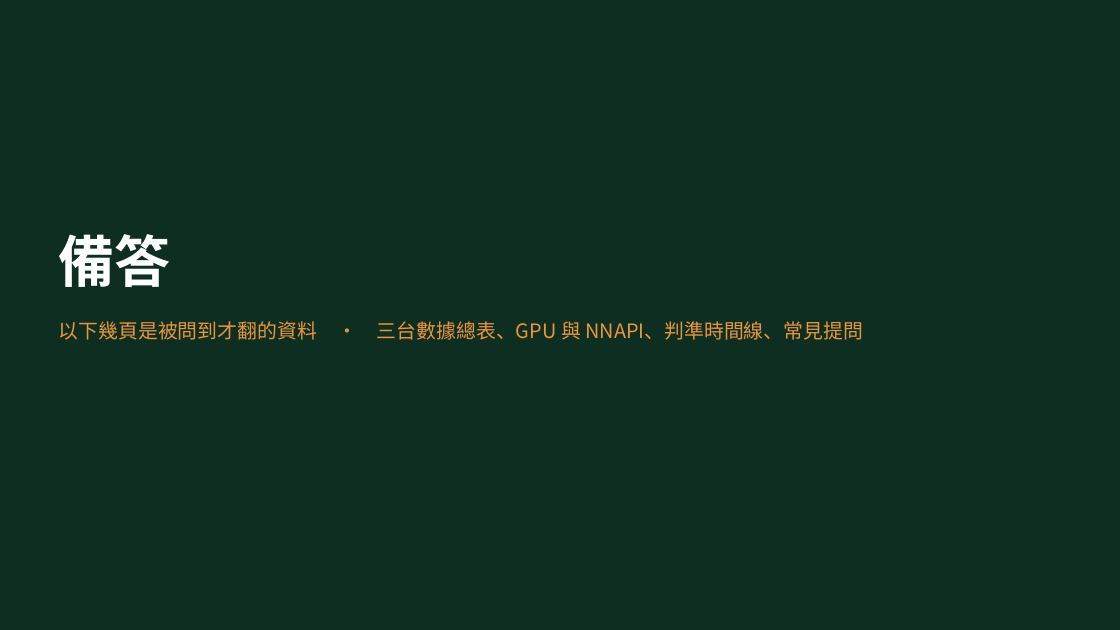
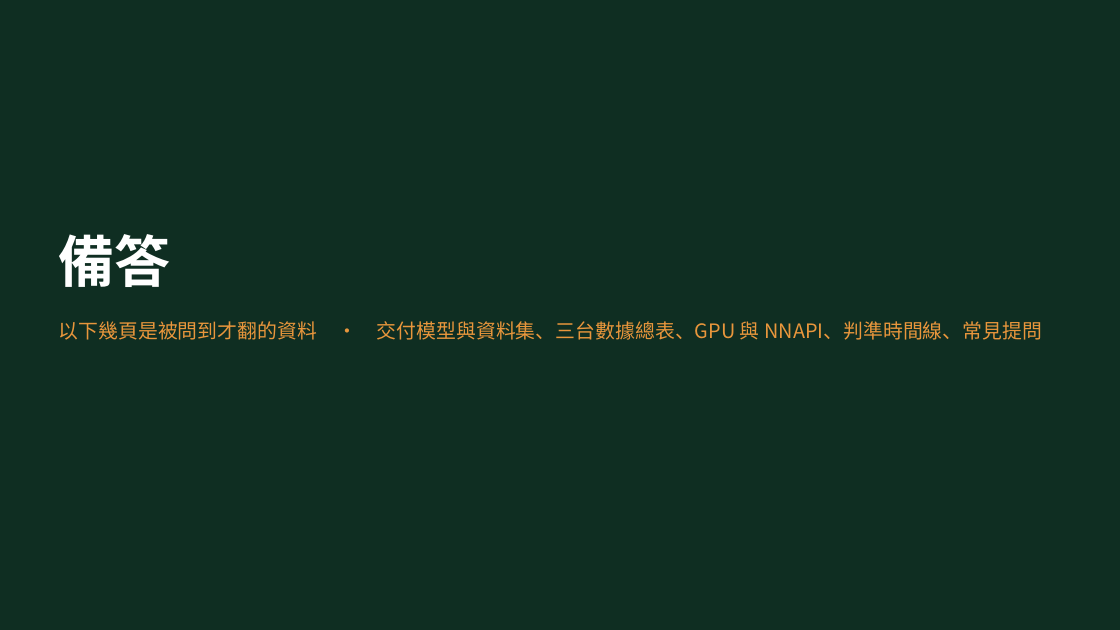
Before and after one commit to OneLeaf-dx/detection, a slide deck: slide 11 of docs/v12.3_簡報_口頭報告.pptx. Drawn at 1120x630 pixels with LibreOffice and Linux fonts; fonts in the diff are those of the drawing. Boxes give left, top, right and bottom in pixels: in the first picture for what was removed or moved away, otherwise in the second. Text is boxed around its words. In the diff, an @@ line names an element or a change of style, - is before the commit and + after.

```diff
--- a/docs/v12.3_簡報_口頭報告.pptx
+++ b/docs/v12.3_簡報_口頭報告.pptx
@@ text at [59, 321, 1042, 340]: text changed @@
-以下幾頁是被問到才翻的資料 · 三台數據總表、GPU 與 NNAPI、判準時間線、常見提問
+以下幾頁是被問到才翻的資料 · 交付模型與資料集、三台數據總表、GPU 與 NNAPI、判準時間線、常見提問
```
Also in this commit, not shown: 1 other slide changed, 3 slides added, 3 other files.
